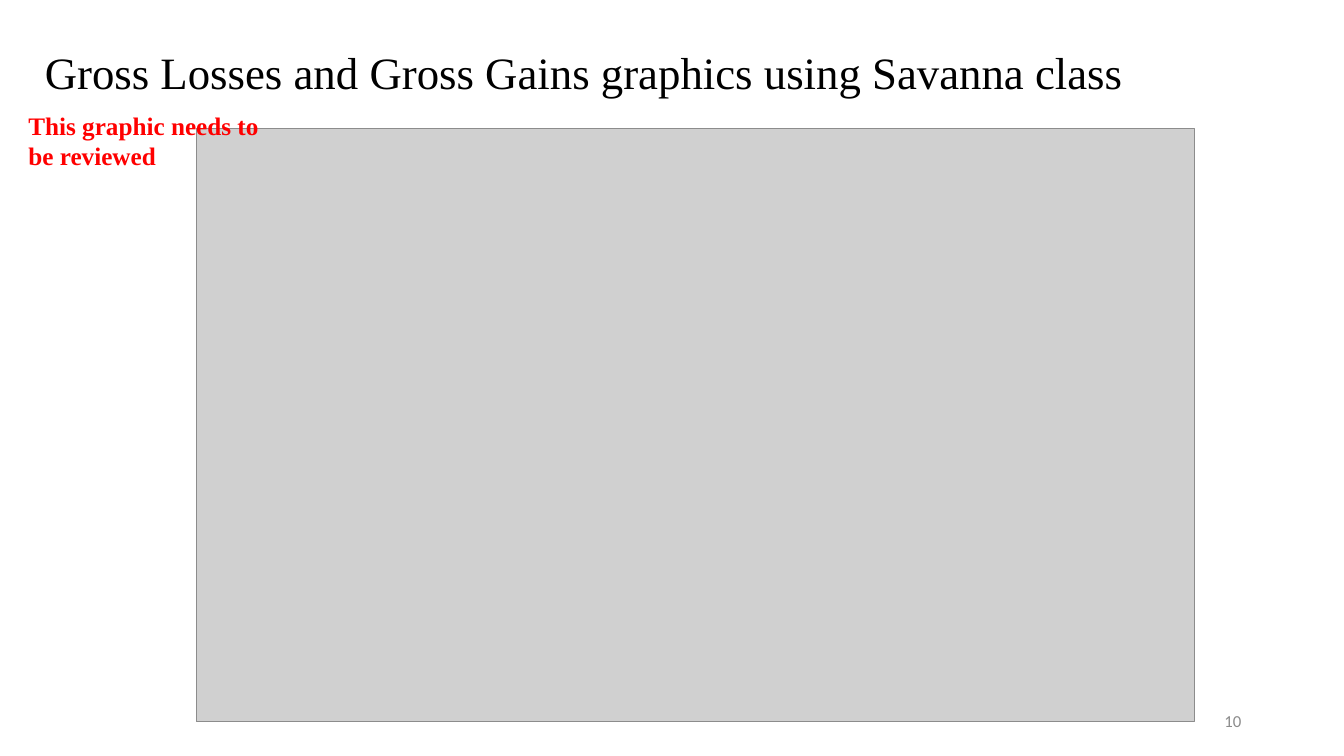
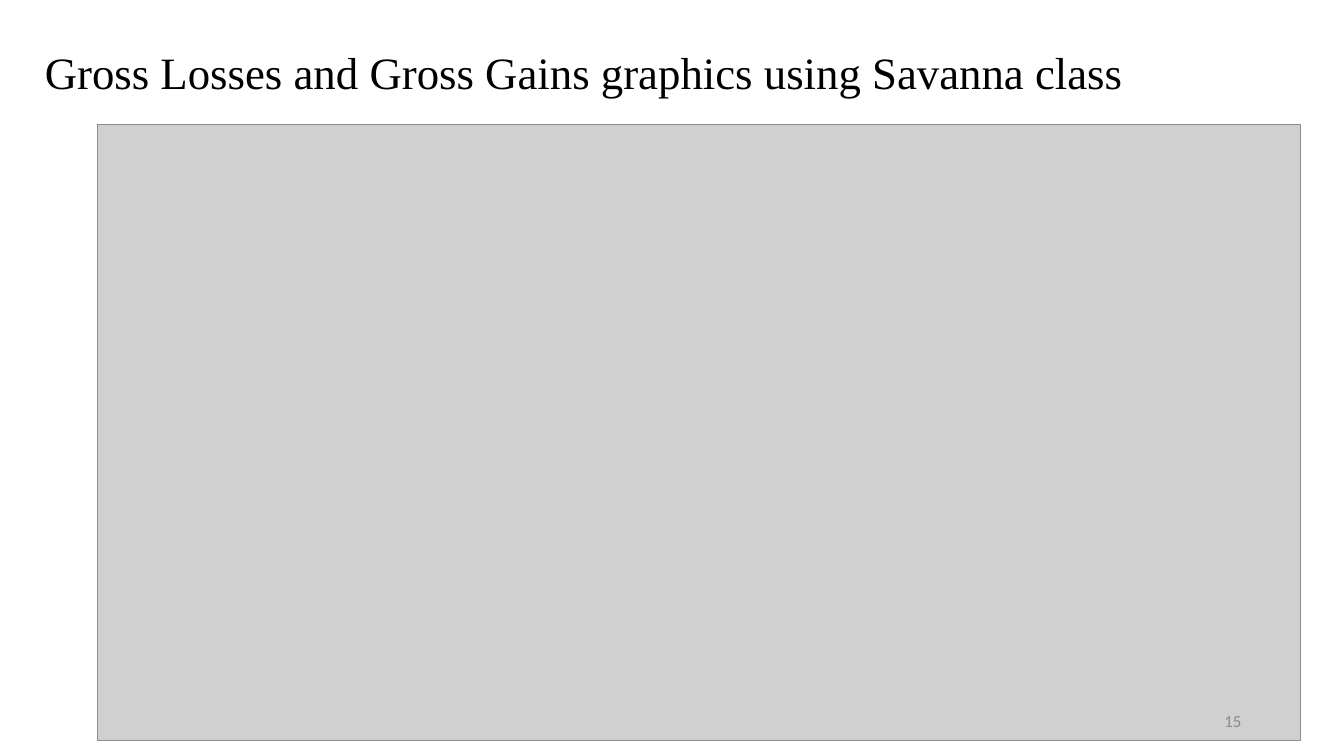
Before and after one commit to antoniovfonseca/compare-time-series, a slide deck: slide 15 of validation_results.pptx (slide 10 before the commit). Drawn at 1344x756 pixels with LibreOffice and Linux fonts; fonts in the diff are those of the drawing; grey boxes stand for pictures. Boxes give left, top, right and bottom in pixels: in the first picture for what was removed or moved away, otherwise in the second. Text is boxed around its words. In the diff, an @@ line names an element or a change of style, - is before the commit and + after.

```diff
--- a/validation_results.pptx
+++ b/validation_results.pptx
@@ text removed at (x1=28, y1=115, x2=258, y2=166) @@
-This graphic needs to be reviewed
@@ picture resized from (x1=197, y1=129, x2=1195, y2=722) to (x1=98, y1=125, x2=1301, y2=741) @@
@@ page number at (x1=1224, y1=716, x2=1241, y2=727): text changed @@
-10
+15
```
Also in this commit, not shown: 8 other slides changed, 12 slides added, 3 slides removed, 47 other files.
